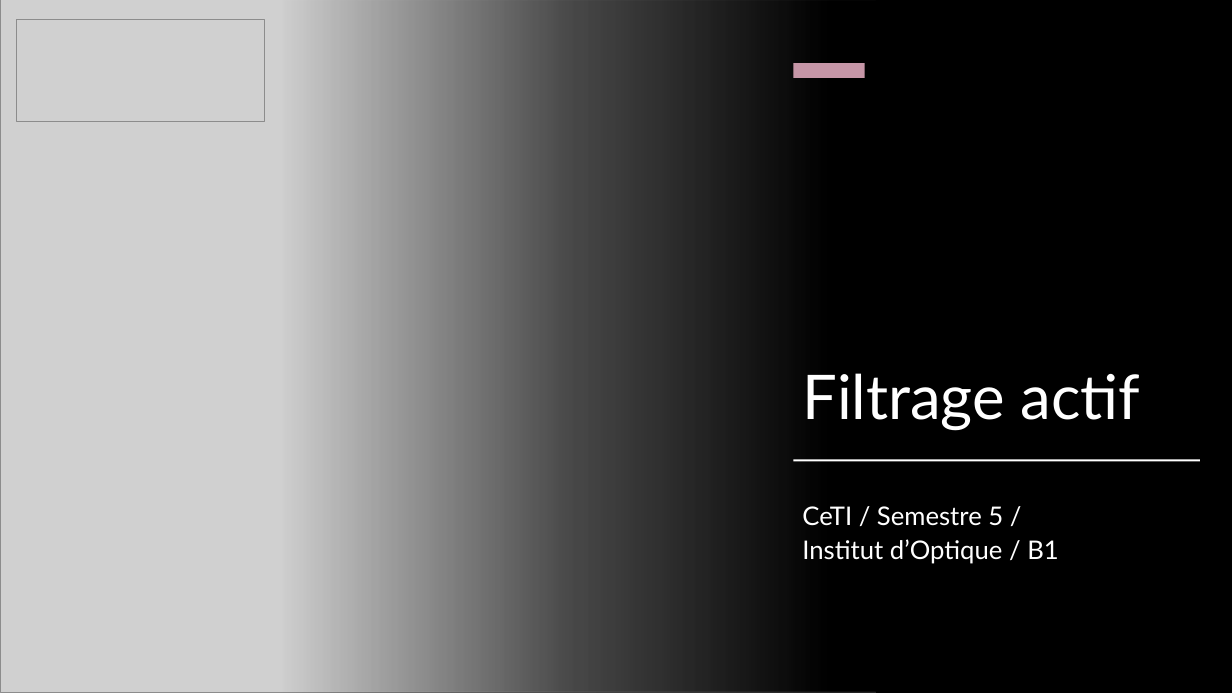
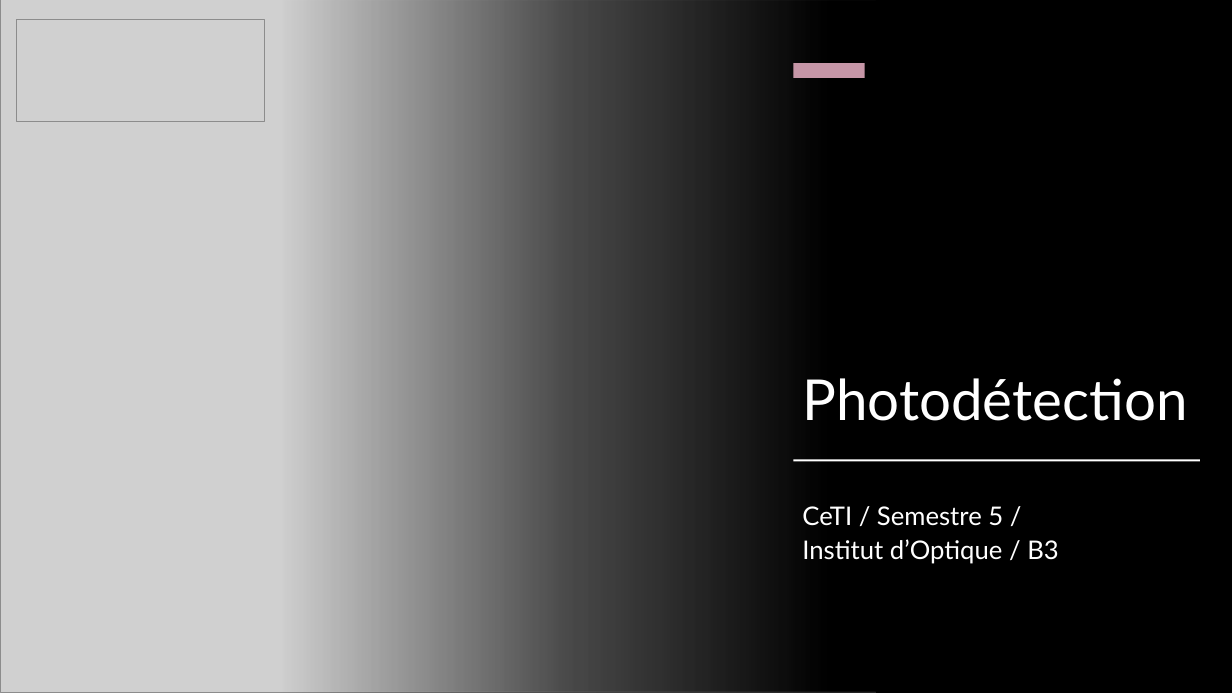
Before and after one commit to IOGS-Digital-Methods/semester-5, a slide deck: slide 1 of CeTI/b3_photodetection/B3_1_Photodetection.pptx. Drawn at 1232x693 pixels with LibreOffice and Linux fonts; fonts in the diff are those of the drawing; grey boxes stand for pictures. Boxes give left, top, right and bottom in pixels: in the first picture for what was removed or moved away, otherwise in the second. Text is boxed around its words. In the diff, an @@ line names an element or a change of style, - is before the commit and + after.

```diff
--- a/CeTI/b3_photodetection/B3_1_Photodetection.pptx
+++ b/CeTI/b3_photodetection/B3_1_Photodetection.pptx
@@ title at [802, 378, 1187, 421]: text changed; size 48 to 44 pt @@
-Filtrage actif
+Photodétection
@@ subtitle at [802, 506, 1059, 564]: text changed @@
-CeTI / Semestre 5 /
-Institut d’Optique / B1
+CeTI / Semestre 5 /
+Institut d’Optique / B3
```
Also in this commit, not shown: 1 slide added, 8 other files.
